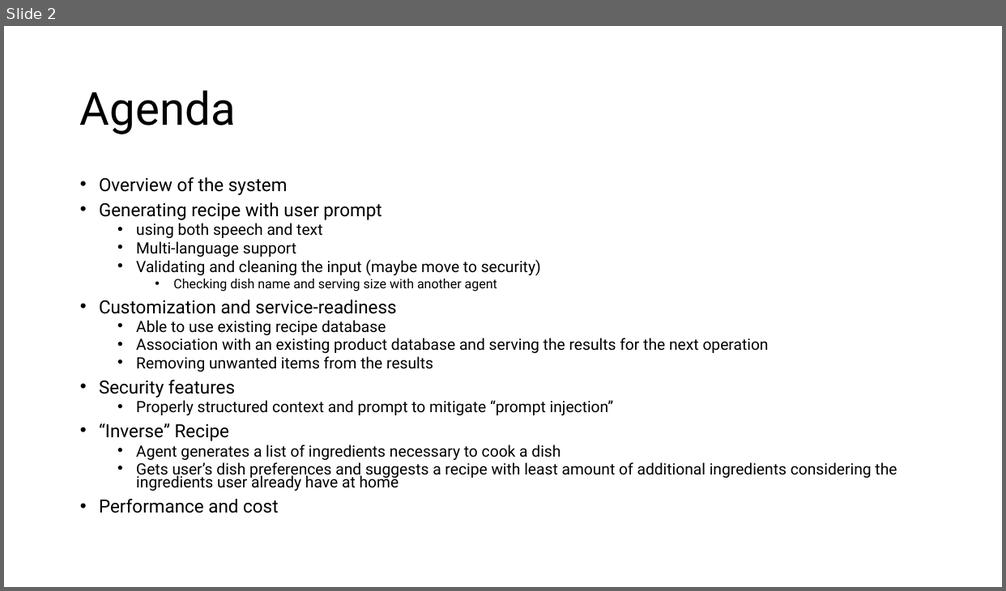
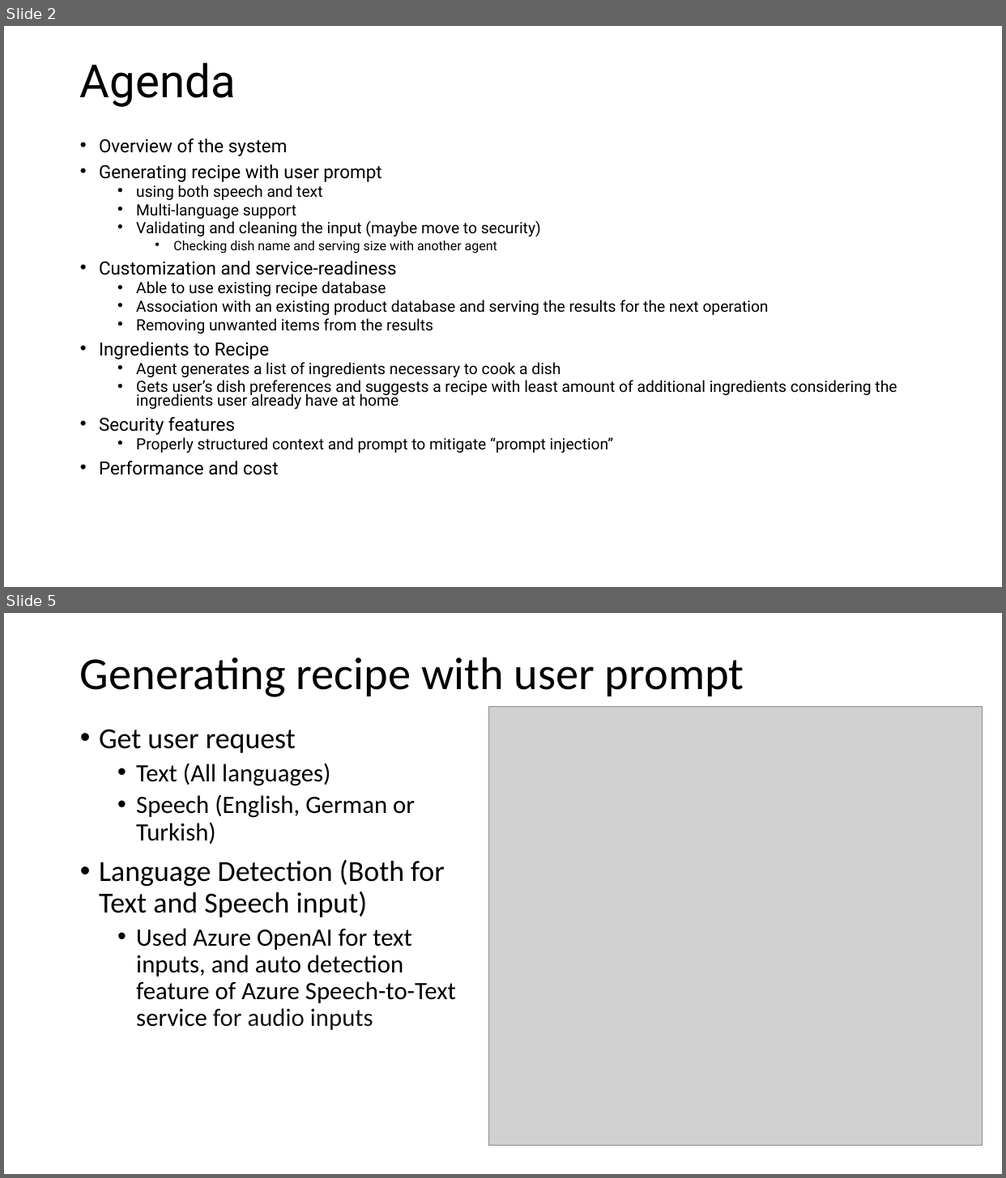
Before and after one commit to deepnetworkgmbh/generative-ai, a slide deck: recipe_generation/Presentation.pptx. Shown one above the other, each under a label of ours: slide 2 before the commit, slides 2 and 5 after it; the slides between them are not shown. The pictures are 1006x591 and 1006x1178 pixels, drawn with LibreOffice and Linux fonts; fonts in the diff are those of the drawing; grey boxes stand for pictures. Boxes give left, top, right and bottom in pixels: in the first picture for what was removed or moved away, otherwise in the second. Text is boxed around its words. In the diff, an @@ line names an element or a change of style, - is before the commit and + after.

```diff
--- a/recipe_generation/Presentation.pptx
+++ b/recipe_generation/Presentation.pptx
@@ slide 5 added at (x1=4, y1=613, x2=1002, y2=1174), background #FFFFFF @@
@@ title added at (x1=80, y1=657, x2=744, y2=697), 44 pt, text #000000 @@
+Generating recipe with user prompt
@@ picture added at (x1=489, y1=707, x2=982, y2=1145) @@
@@ text added at (x1=99, y1=729, x2=456, y2=1030), 24 pt, text #000000 @@
+• Get user request
+  • Text (All languages)
+  • Speech (English, German or Turkish)
+• Language Detection (Both for Text and Speech input)
+  • Used Azure OpenAI for text inputs, and auto detection feature of Azure Speech-to-Text service for audio inputs
@@ slide 2 changed as well @@
@@ title "Agenda" moved from (x1=80, y1=90, x2=236, y2=135) to (x1=80, y1=62, x2=236, y2=107) @@
@@ text "Overview of the system" moved from (x1=99, y1=177, x2=897, y2=514) to (x1=99, y1=139, x2=897, y2=476) @@
@@ text at (x1=99, y1=342, x2=897, y2=409): paragraphs added @@
+• Ingredients to Recipe
+  • Agent generates a list of ingredients necessary to cook a dish
+  • Gets user’s dish preferences and suggests a recipe with least amount of additional ingredients considering the ingredients user already have at home
@@ text at (x1=99, y1=424, x2=897, y2=491): paragraphs removed @@
-• “Inverse” Recipe
-  • Agent generates a list of ingredients necessary to cook a dish
-  • Gets user’s dish preferences and suggests a recipe with least amount of additional ingredients considering the ingredients user already have at home
```
Also in this commit, not shown: 13 other slides added, 2 other files.
